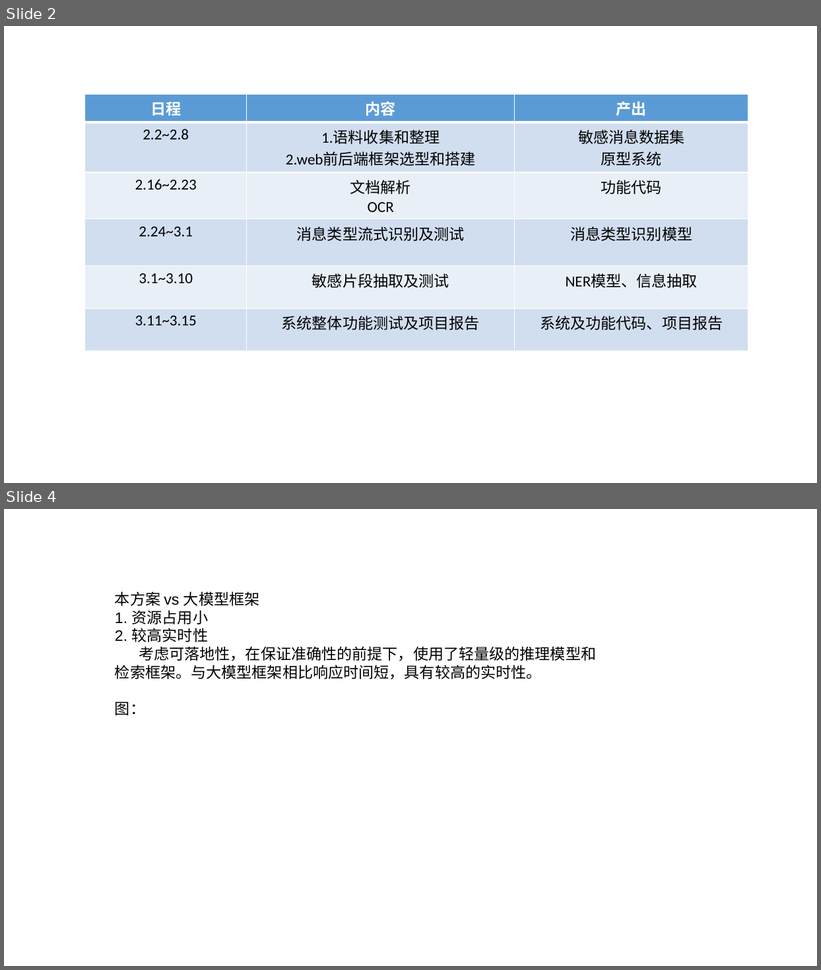
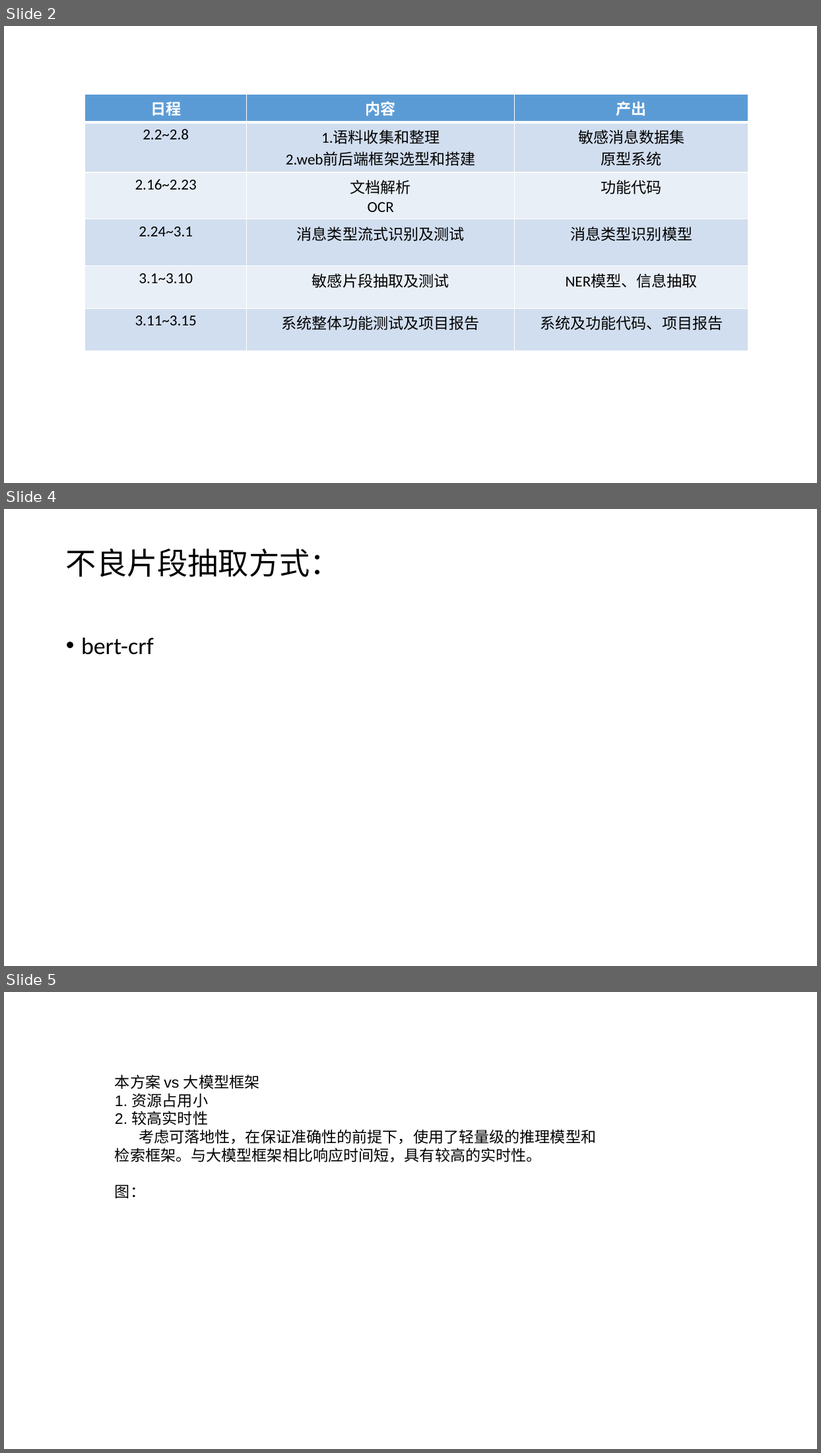
Before and after one commit to KATEhuang920909/qiji_compet, a slide deck: 流程图.pptx. Shown one above the other, each under a label of ours: slides 2 and 4 before the commit, slides 2, 4 and 5 after it; the slides between them are not shown. The pictures are 821x970 and 821x1453 pixels, drawn with LibreOffice and Linux fonts; fonts in the diff are those of the drawing. Boxes give left, top, right and bottom in pixels: in the first picture for what was removed or moved away, otherwise in the second. Text is boxed around its words. In the diff, an @@ line names an element or a change of style, - is before the commit and + after.

```diff
--- a/流程图.pptx
+++ b/流程图.pptx
@@ slide 4 added at (x1=4, y1=509, x2=817, y2=966), background #FFFFFF @@
@@ title added at (x1=66, y1=549, x2=341, y2=577), 36 pt, text #000000 @@
+不良片段抽取方式：
@@ text added at (x1=81, y1=638, x2=154, y2=655), 28 pt, text #000000 @@
+• bert-crf
@@ what was slide 4 is now slide 5 @@
```
Also in this commit, not shown: 1 slide changed, 6 other files.
